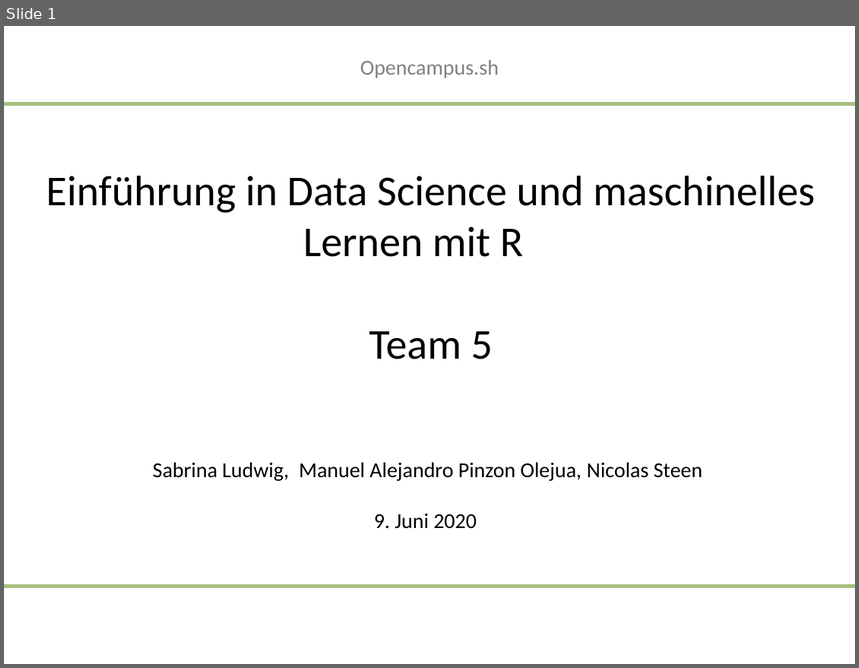
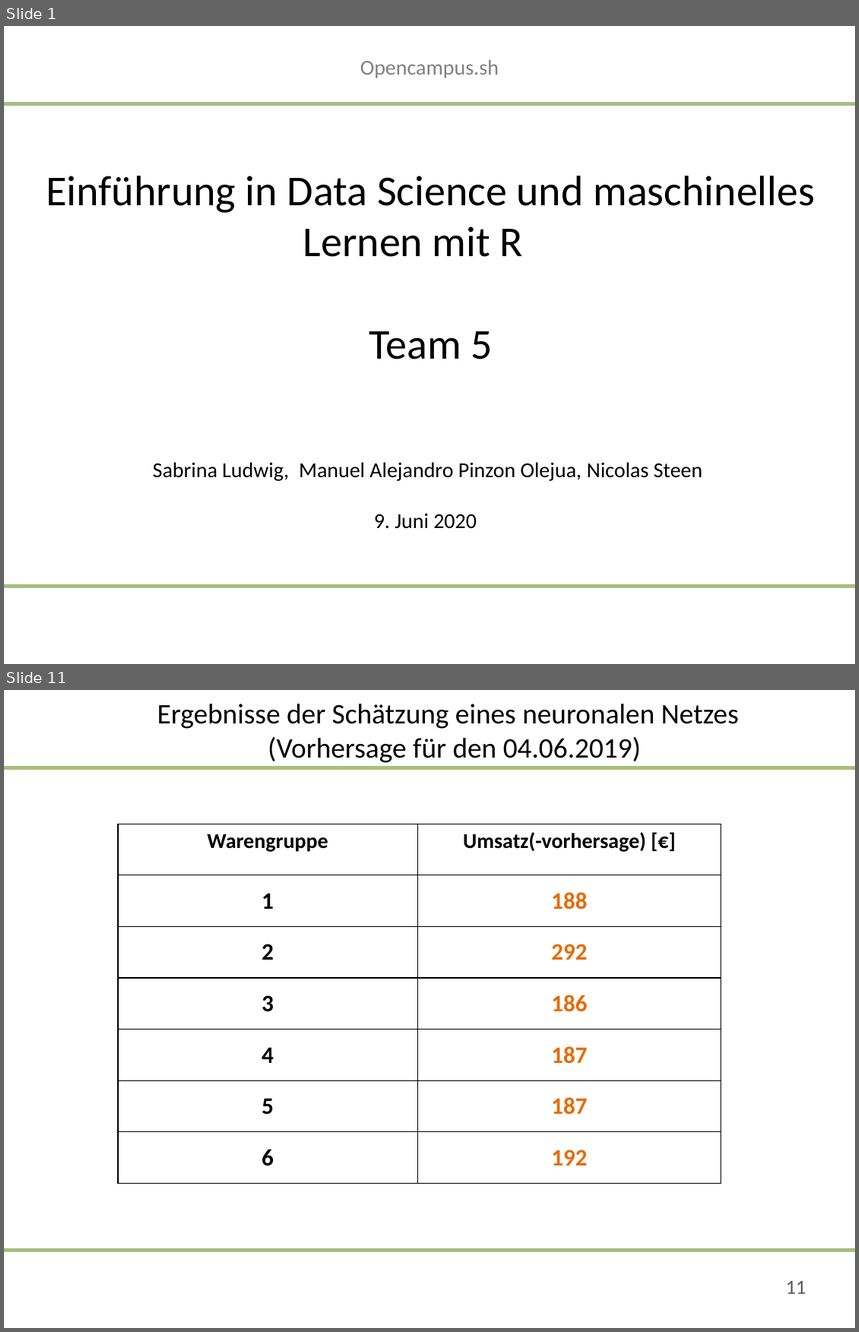
Before and after one commit to saludwig26/Data-science-Team-5-1, a slide deck: 09-06-2020-Präsentation_Team 5.pptx. Shown one above the other, each under a label of ours: slide 1 before the commit, slides 1 and 11 after it; the slides between them are not shown. The pictures are 859x668 and 859x1332 pixels, drawn with LibreOffice and Linux fonts; fonts in the diff are those of the drawing; background and template pictures are left out. Boxes give left, top, right and bottom in pixels: in the first picture for what was removed or moved away, otherwise in the second. Text is boxed around its words. In the diff, an @@ line names an element or a change of style, - is before the commit and + after.

```diff
--- a/09-06-2020-Präsentation_Team 5.pptx
+++ b/09-06-2020-Präsentation_Team 5.pptx
@@ slide 11 added at (4,690,855,1328), background #FFFFFF; not listed: 2 template elements that a slide beside it also shows @@
@@ title added at (158,704,739,763), 24 pt, text #000000 @@
+Ergebnisse der Schätzung eines neuronalen Netzes
+(Vorhersage für den 04.06.2019)
@@ table added at (118,824,721,1184), 7 rows, 2 columns @@
+Warengruppe | Umsatz(-vorhersage) [€]
+1 | 188
+2 | 292
+3 | 186
+4 | 187
+5 | 187
+6 | 192
@@ rectangle added at (14,1257,222,1317), fill #FFFFFF, outline #FFFFFF 2 pt @@
@@ page number added at (786,1281,807,1294), 17 pt, text #595959 @@
+11
```
Also in this commit, not shown: 8 slides changed, 3 other slides added, 8 slides removed.
